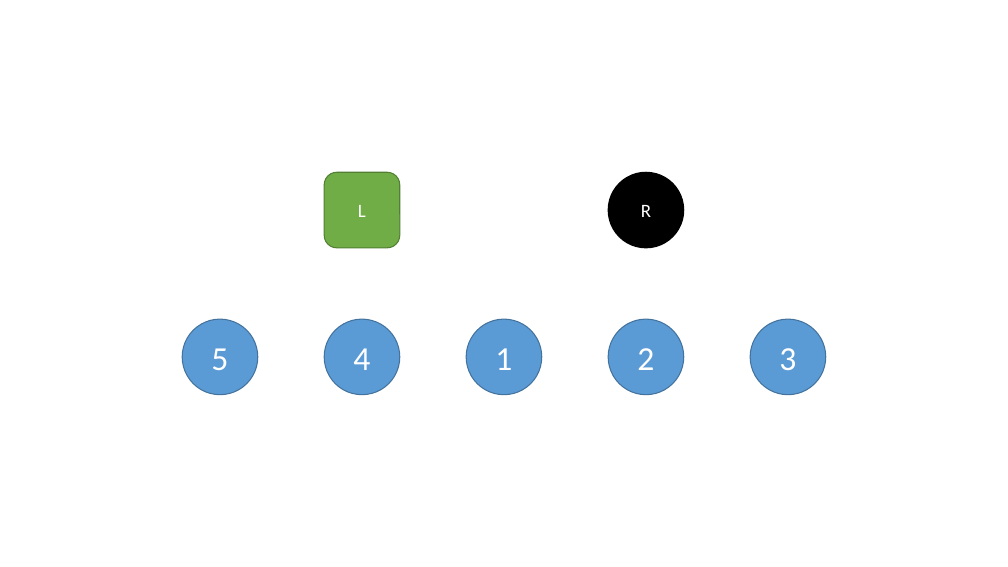
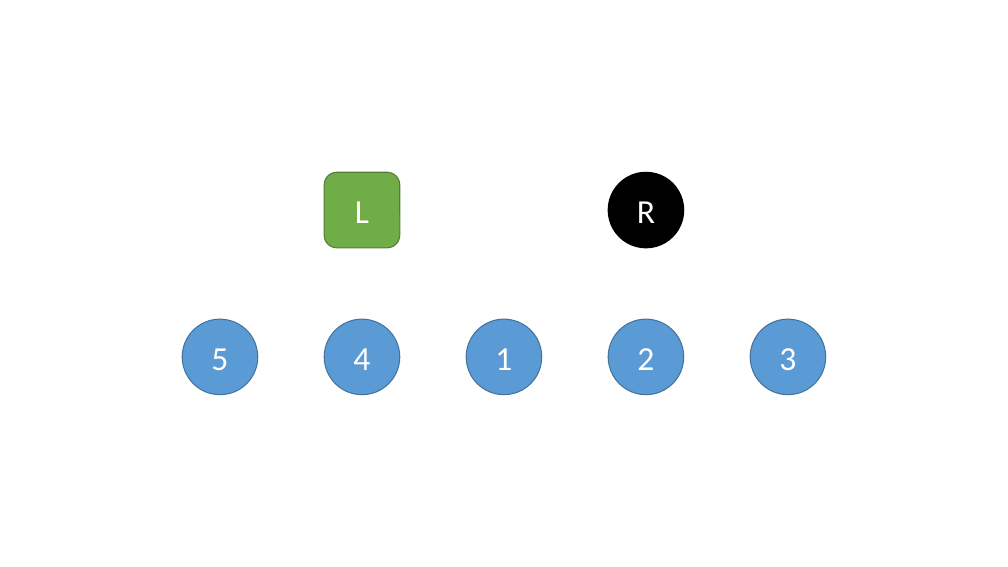
Before and after one commit to illinoistech-itm/lampsense, a slide deck: slide 1 of Diagrams/Lamps positioning.pptx. Drawn at 1008x567 pixels with LibreOffice and Linux fonts; fonts in the diff are those of the drawing. Boxes give left, top, right and bottom in pixels: in the first picture for what was removed or moved away, otherwise in the second. Text is boxed around its words. In the diff, an @@ line names an element or a change of style, - is before the commit and + after.

Commit message:
Change font size for buttons

```diff
--- a/Diagrams/Lamps positioning.pptx
+++ b/Diagrams/Lamps positioning.pptx
@@ rounded rectangle "L" at bbox=[324, 172, 400, 248]: size 18 to 32 pt @@
@@ ellipse "R" at bbox=[608, 172, 684, 248]: size 18 to 32 pt @@
```
